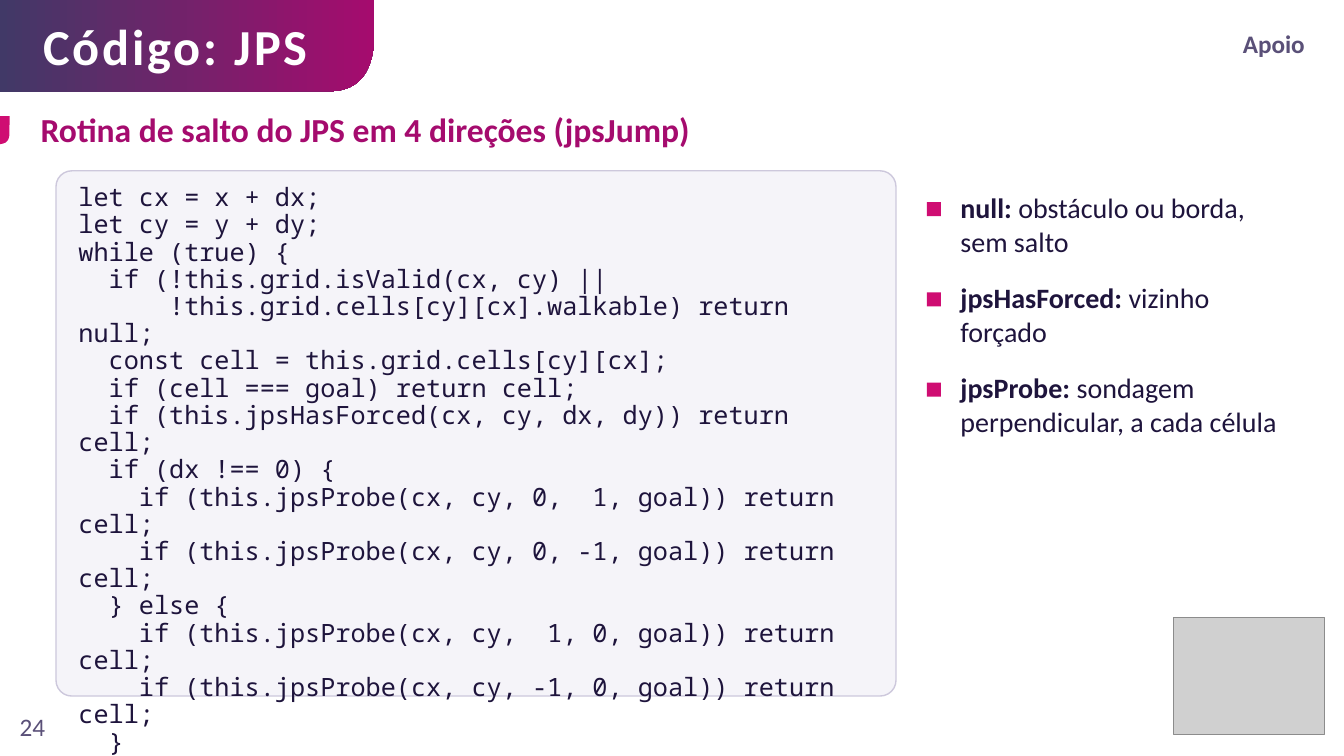
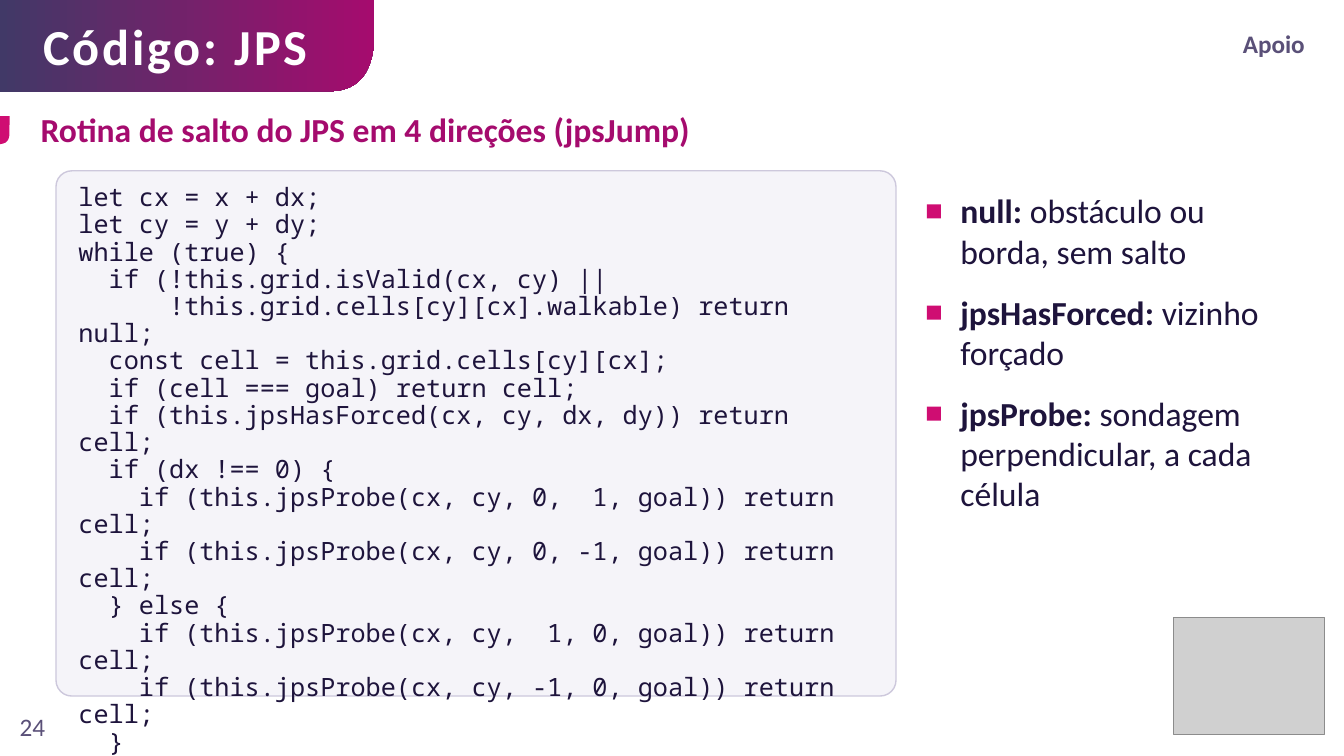
Before and after one commit to jeandeson/pathfinding-quest, a slide deck: slide 24 of apresentacao/TCC_Apresentacao_Jeandeson.pptx. Drawn at 1344x756 pixels with LibreOffice and Linux fonts; fonts in the diff are those of the drawing; grey boxes stand for pictures. Boxes give left, top, right and bottom in pixels: in the first picture for what was removed or moved away, otherwise in the second. Text is boxed around its words. In the diff, an @@ line names an element or a change of style, - is before the commit and + after.

```diff
--- a/apresentacao/TCC_Apresentacao_Jeandeson.pptx
+++ b/apresentacao/TCC_Apresentacao_Jeandeson.pptx
@@ text "jpsHasForced: vizinho forçado": place and size @@
-text "jpsHasForced: vizinho forçado" at (960,288,1210,347)
+text "jpsHasForced: vizinho forçado" at (960,301,1259,371)
@@ rectangle: place and size @@
-rectangle at (927,292,941,307)
+rectangle at (927,306,941,320)
@@ rectangle: place and size @@
-rectangle at (927,383,941,397)
+rectangle at (927,406,941,420)
@@ size 20 to 24 pt in 3 elements at (960,199,1205,268), (960,301,1259,371), (960,402,1252,507) @@
@@ text "jpsProbe: sondagem perpendicular, a cada ...": place and size @@
-text "jpsProbe: sondagem perpendicular, a cada ..." at (960,378,1277,437)
+text "jpsProbe: sondagem perpendicular, a cada ..." at (960,402,1252,507)
```
Also in this commit, not shown: 5 other slides changed, 10 other files.
